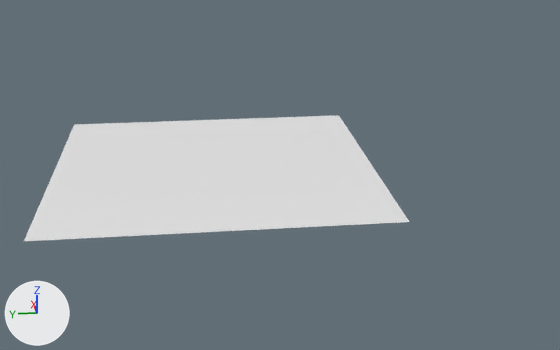
What one commit did to the Blender file show.blend.
Before and after are seen from a 50 mm lens placed at (-16.33, 4.19, 6.02), pointed at (-0.1, 2.26, -0.25). Arrows for +X, +Y and +Z are at lower left; the lights stay in place. Materials are left out; every surface is plain grey.

The scene before the commit, as lines of its bpy script (objects in view):
```python
me_plane_002 = bpy.data.meshes.new('Plane.002')
me_plane_002.from_pydata([(-1.0, -1.0, 0.0), (1.0, -1.0, 0.0), (-1.0, 1.0, 0.0), (1.0, 1.0, 0.0)], [], [(0, 1, 3, 2)])
me_plane_002.materials.append(mat_material_003)
ob_plane_001 = bpy.data.objects.new('Plane.001', me_plane_002)
ob_plane_001.location = (0.07, 3.72, -0.01)
ob_plane_001.scale = (3.51, 3.51, 3.51)
_m = ob_plane_001.modifiers.new('Subdivision', 'SUBSURF')
_m.subdivision_type = 'SIMPLE'
_m.levels = 10
_m.render_levels = 10
```
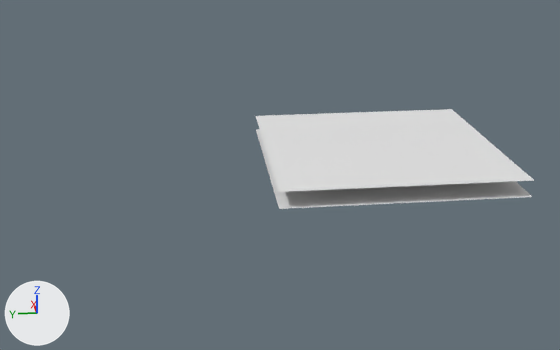
Location of each change, [x1, y1, x2, y2] in pixels of the pictures (560 x 350 px):
'Plane.001', moved, rescaled (28% narrower, 34% shorter): before [24, 115, 409, 241]; after [256, 109, 534, 192]
'Plane', added: after [256, 129, 532, 209]

The change, as a list of edits to the scene's bpy script:
```text
Add me_plane:
    me_plane.from_pydata(...)  # 4225 vertices, 4096 faces; spans x -1.0..1.0, y -1.0..1.0, z 0.0
Change ob_plane_001:
    ob_plane_001.location: (0.07, 3.72, -0.01) -> (0.0, 0.0, 0.36)
    ob_plane_001.scale: (3.51, 3.51, 3.51) -> (2.57, 2.57, 2.57)
Add ob_plane:
    ob_plane = bpy.data.objects.new('Plane', me_plane)
    ob_plane.location = (0.0, 0.0, 0.0)
    ob_plane.scale = (2.57, 2.57, 2.57)
    _m = ob_plane.modifiers.new('Subdivision', 'SUBSURF')
    _m.levels = 6
    _m.render_levels = 6
    _m.adaptive_pixel_size = 0.1
```
